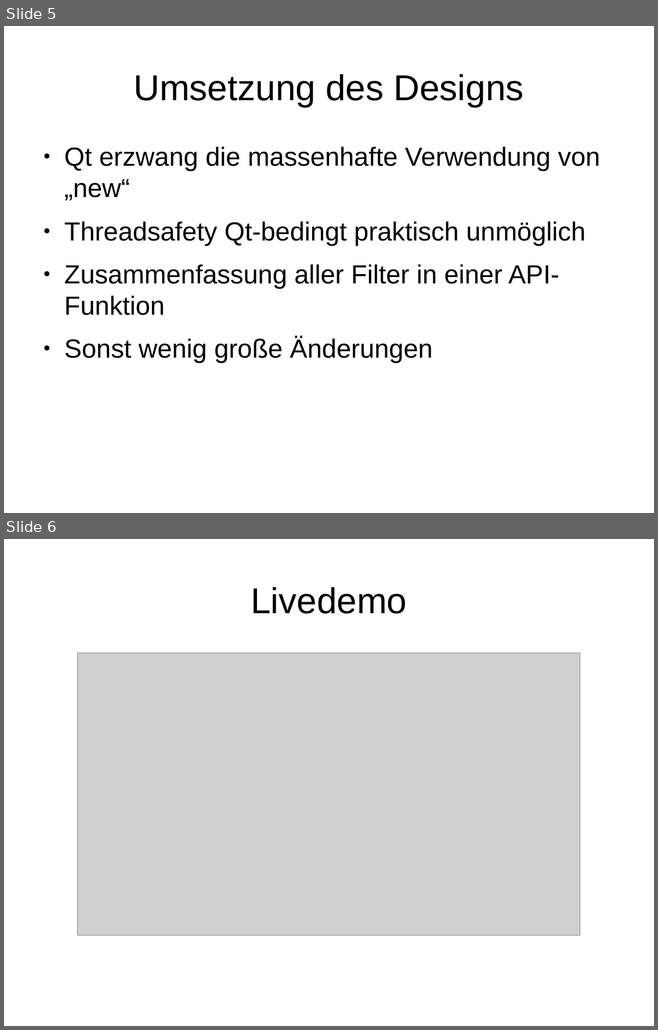
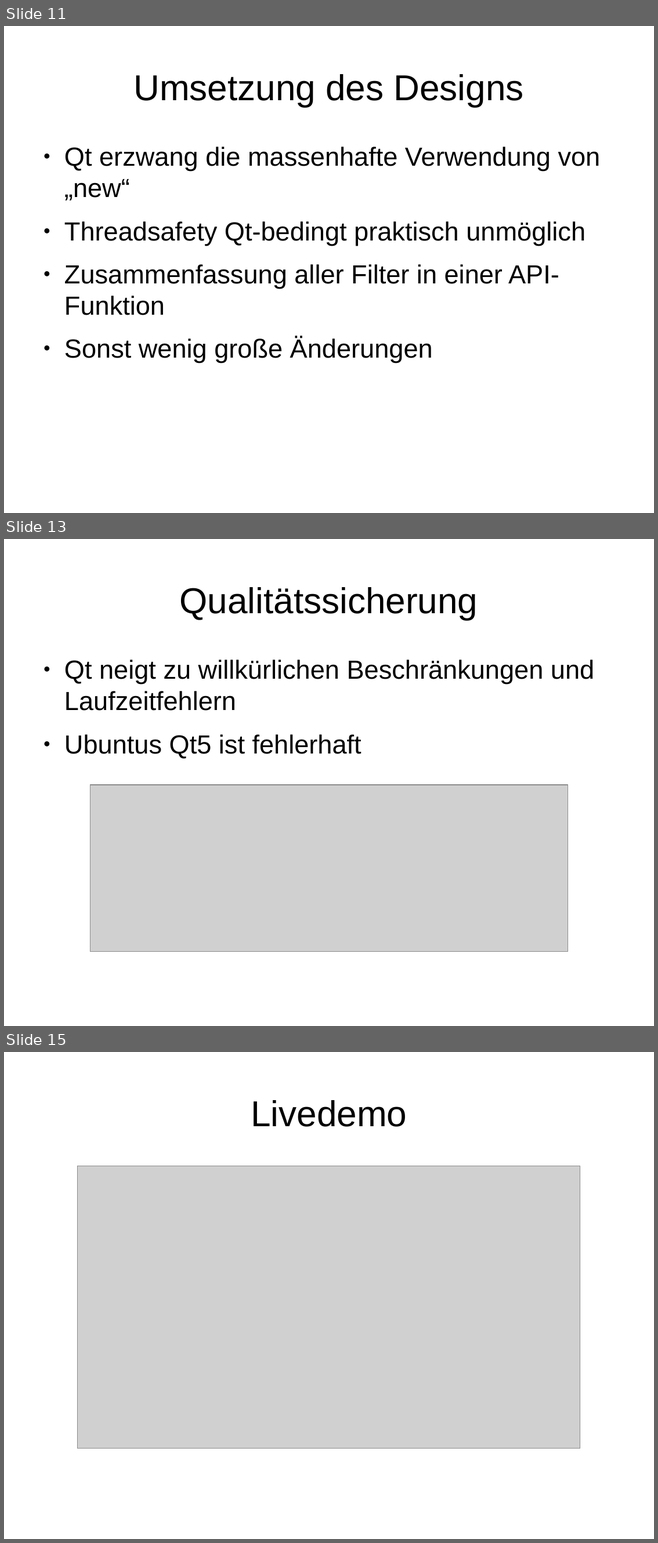
Before and after one commit to CVVisualPSETeam/Dokumente, a slide deck: Presentation/presentation.odp. Shown one above the other, each under a label of ours: slides 5 and 6 before the commit, slides 11, 13 and 15 after it; the slides between them are not shown. The pictures are 658x1030 and 658x1543 pixels, drawn with LibreOffice and Linux fonts; fonts in the diff are those of the drawing; grey boxes stand for pictures. Boxes give left, top, right and bottom in pixels: in the first picture for what was removed or moved away, otherwise in the second. Text is boxed around its words. In the diff, an @@ line names an element or a change of style, - is before the commit and + after.

```diff
--- a/Presentation/presentation.odp
+++ b/Presentation/presentation.odp
@@ slide 13 added at (4, 539, 654, 1026), background #FFFFFF @@
@@ title added at (180, 587, 478, 620), 44 pt, text #000000 @@
+Qualitätssicherung
@@ text added at (64, 660, 594, 758), 32 pt, text #000000 @@
+● Qt neigt zu willkürlichen Beschränkungen und Laufzeitfehlern
+● Ubuntus Qt5 ist fehlerhaft
@@ picture added at (90, 785, 568, 951) @@
@@ what was slide 5 is now slide 11 @@
@@ what was slide 6 is now slide 15 @@
```
Also in this commit, not shown: 4 slides changed, 8 other slides added.
